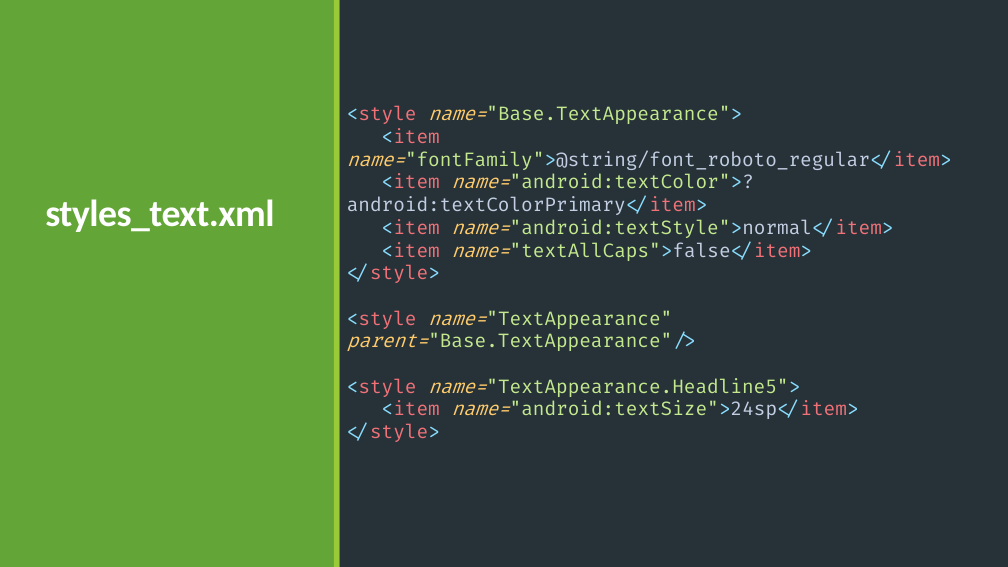
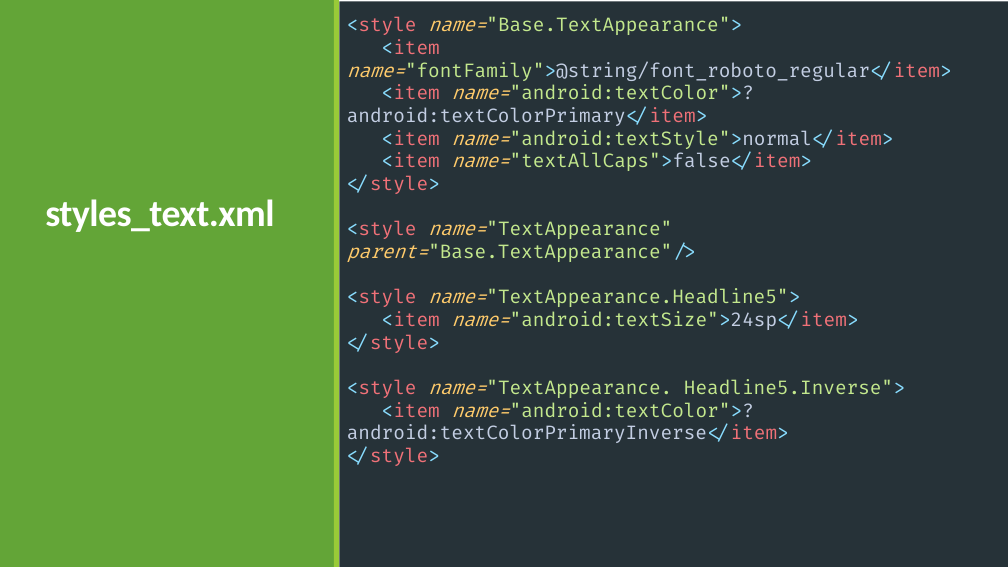
Before and after one commit to ZebanNikolay/android-style-best-practices, a slide deck: slide 16 of Styles and Themes in Android.pptm. Drawn at 1008x567 pixels with LibreOffice and Linux fonts; fonts in the diff are those of the drawing. Boxes give left, top, right and bottom in pixels: in the first picture for what was removed or moved away, otherwise in the second. Text is boxed around its words. In the diff, an @@ line names an element or a change of style, - is before the commit and + after.

```diff
--- a/Styles and Themes in Android.pptm
+++ b/Styles and Themes in Android.pptm
@@ text at [347,379,905,466]: paragraph added @@
+<style name="TextAppearance. Headline5.Inverse">
+<item name="android:textColor">?android:textColorPrimaryInverse</item>
+</style>
```
Also in this commit, not shown: 2 other slides changed, 1 slide added.
